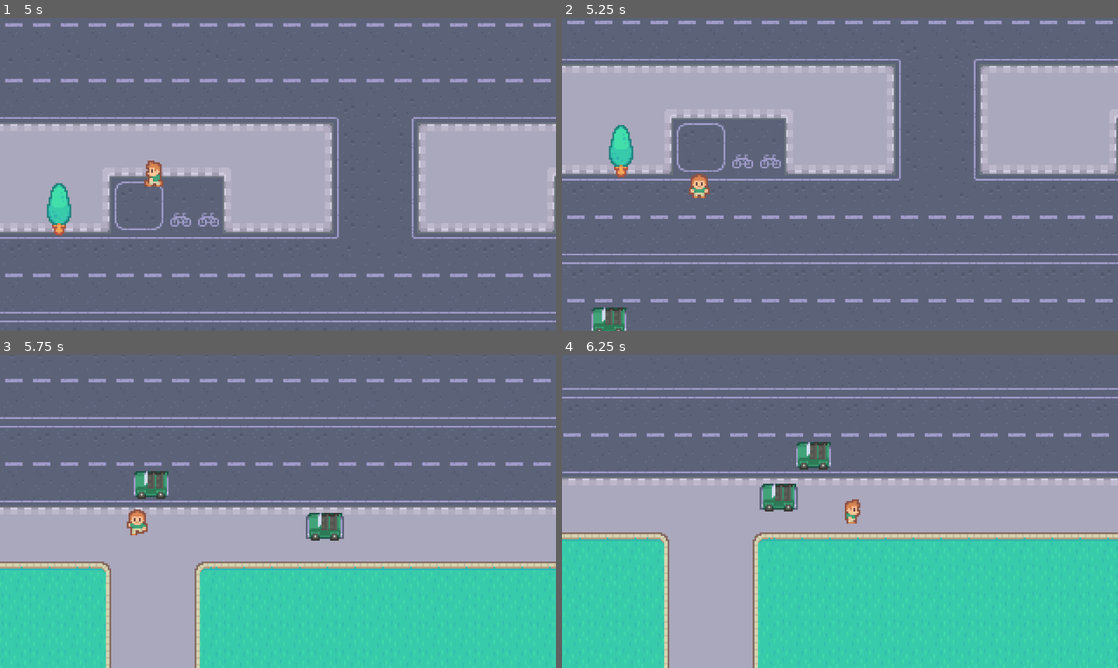
Above: before the commit, frames 1-4 (two rows, left to right).
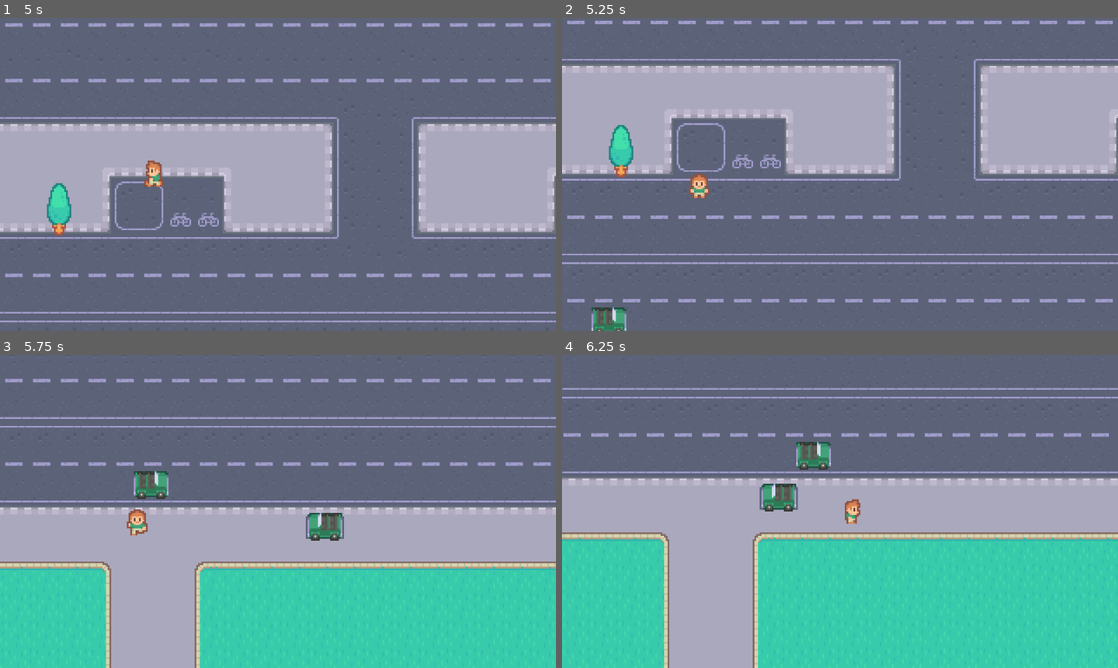
Above: after the commit, the same moments.

Repository: rachmi00/godot-lessons
Game: Godot game, scene res://scenes/game.tscn
Same seed, same stepped clock (60 frames per second), same inputs: the game is played once before the commit and once after it.
Inputs:
- Up to frame 1 (5 s): tap Enter at 0.5 s; hold Right (right) 0.53-1.28 s; tap Space (space) every 0.75 s from 0.6 to 4.35 s; hold S (down) 1.28-2.03 s; hold Right (right) 2.03-2.78 s; hold W (up) 2.78-3.53 s; hold A (left) from 3.53 s (still down)
- Up to frame 2 (5.25 s): release A (left) at 5.03 s; hold S (down) from 5.03 s (still down); tap Space (space) at 5.1 s
- Up to frame 3 (5.75 s): keep holding S (down)
- Up to frame 4 (6.25 s): release S (down) at 5.78 s; hold Right (right) from 5.78 s (still down); tap Space (space) at 5.85 s

Frame 1 is identical in both runs. In frame 2, 0.2% of the frame differs, in the area x 5-12%, y 92-98%; in frame 3, 0.2%; in frame 4, 0.2%, in the area x 42-49%, y 27-34%.

Commit message:
fix: cars from the left, now move in the right direction

Diff:
--- a/scenes/car.gd
+++ b/scenes/car.gd
@@ -6,6 +6,7 @@
 func _ready() -> void:
 	if position.x < 0:
 		direction.x = 1
+		$Sprite2D.flip_h = true
 # Called every frame. 'delta' is the elapsed time since the previous frame.
 func _process(delta: float) -> void:
 	position += direction * speed
